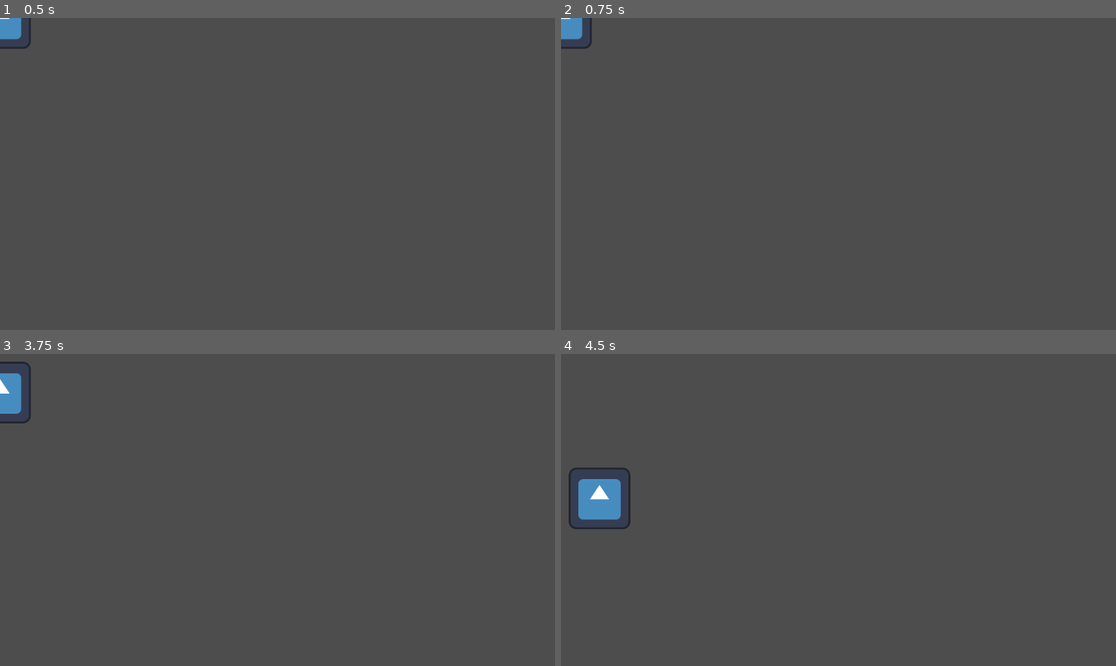
Above: before the commit, frames 1-4 (two rows, left to right).
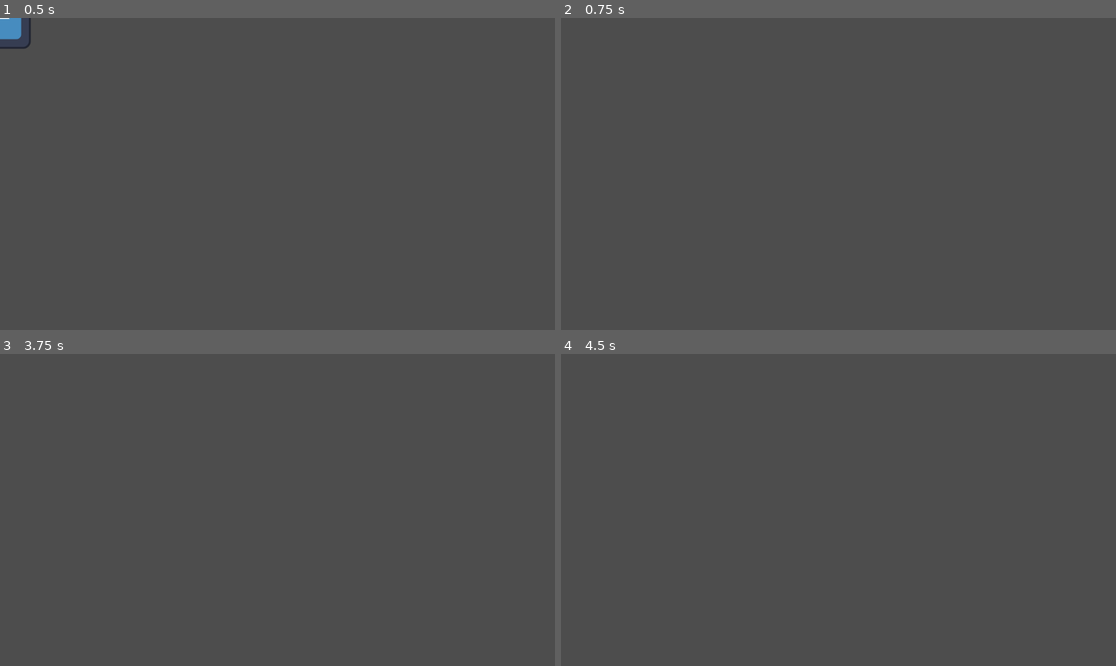
Above: after the commit, the same moments.

Repository: MuriloZF/ggj26
Game: Godot game, scene res://player.tscn
The game is run twice, just before and just after one commit, with the same random seed, the same clock (stepped at 60 frames per second) and the same inputs. The project has no main scene, so this scene is started directly. The engine's default icon, where the game draws it, is replaced by a stand-in: a white triangle on a blue panel in a dark square.
Inputs:
- Up to frame 1 (0.5 s): no input
- Up to frame 2 (0.75 s): tap Enter at 0.5 s; hold W (up) from 0.53 s (still down)
- Up to frame 3 (3.75 s): tap Space at 1.25, 2.75 s; tap Enter at 2, 3.5 s; release W (up) at 2.03 s; hold A (left) 2.03-3.53 s; hold S (down) from 3.53 s (still down)
- Up to frame 4 (4.5 s): release S (down) at 4.28 s; hold D (right) from 4.28 s (still down)

Frame 1 is identical in both runs. In frame 2, 0.3% of the frame differs, in the area x 0-6%, y 0-10%; in frame 3, 0.6%; in frame 4, 1.3%, in the area x 1-13%, y 36-57%.

Commit message:
Fixed movement - Added diagonal movement

Diff:
--- a/player.gd
+++ b/player.gd
@@ -1,23 +1,21 @@
 extends CharacterBody2D
 signal collision
 @export var speed = 400
-var screenSize
 
 func _ready():
-	# Get screen size
-	screenSize = get_viewport_rect().size
+	pass
 	#hide()
 
-func _process(delta):
+func _physics_process(delta):
 	# Player movement
 	velocity = Vector2.ZERO
 	if Input.is_action_pressed("right"):
 		velocity.x += 1
-	elif Input.is_action_pressed("left"):
+	if Input.is_action_pressed("left"):
 		velocity.x -= 1
-	elif Input.is_action_pressed("up"):
+	if Input.is_action_pressed("up"):
 		velocity.y -= 1
-	elif Input.is_action_pressed("down"):
+	if Input.is_action_pressed("down"):
 		velocity.y += 1
 
 	# Normalize the speed + animation
@@ -27,10 +25,12 @@
 	else:
 		#stop animation
 		pass
+	'''
 	# Clamps player (won't leave the screen)
 	position += velocity * delta
 	position = position.clamp(Vector2.ZERO, screenSize)
-
+	'''
+	move_and_slide()
 	# Sets animation
 	if velocity.x == 0 && velocity.y == 0: # is standing
 		# play standing animation
